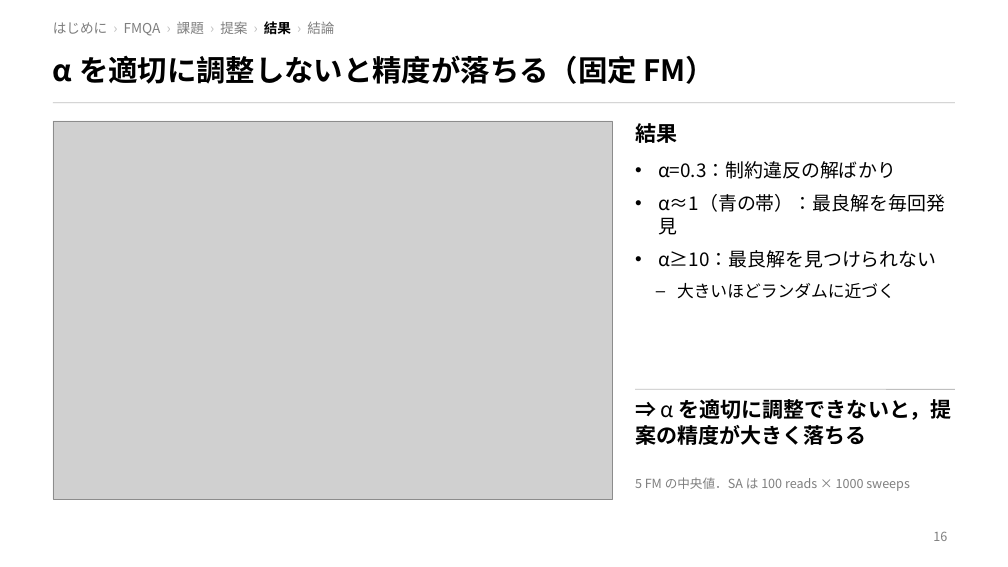
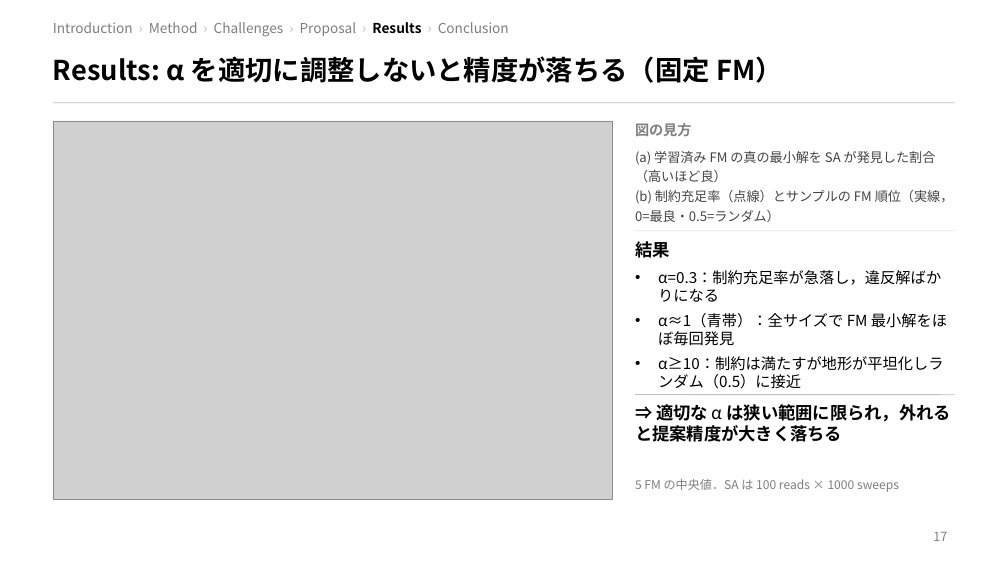
Before and after one commit to taiga-hayashi/QAOA_BBO_Public, a slide deck: slide 17 of docs/slide/slide_ja.pptx (slide 16 before the commit). Drawn at 1008x567 pixels with LibreOffice and Linux fonts; fonts in the diff are those of the drawing; grey boxes stand for pictures. Boxes give left, top, right and bottom in pixels: in the first picture for what was removed or moved away, otherwise in the second. Text is boxed around its words. In the diff, an @@ line names an element or a change of style, - is before the commit and + after.

```diff
--- a/docs/slide/slide_ja.pptx
+++ b/docs/slide/slide_ja.pptx
@@ text at (53,22,509,37): text changed @@
-はじめに › FMQA › 課題 › 提案 › 結果 › 結論
+Introduction › Method › Challenges › Proposal › Results › Conclusion
@@ title at (53,56,784,83): text changed; size 28 to 26 pt @@
-α を適切に調整しないと精度が落ちる（固定 FM）
+Results: α を適切に調整しないと精度が落ちる（固定 FM）
@@ text added at (635,123,691,136), 13.5 pt, text #7F7F7F, bold @@
+図の見方
@@ text at (635,151,954,222): text changed; size 18 to 12.5 pt; text colour #000000 to #444444 @@
-• α=0.3：制約違反の解ばかり
-• α≈1（青の帯）：最良解を毎回発見
-• α≥10：最良解を見つけられない
-  – 大きいほどランダムに近づく
+(a) 学習済み FM の真の最小解を SA が発見した割合（高いほど良）
+(b) 制約充足率（点線）とサンプルの FM 順位（実線，0=最良・0.5=ランダム）
@@ line added from (635, 231) to (955, 231), #EDEDED 1 pt @@
@@ text "結果": place and size @@
-text "結果" at (635,123,677,143)
+text "結果" at (635,241,670,258)
@@ text "結果" at (635,241,670,258): size 20 to 16.5 pt @@
@@ text added at (658,270,947,389), 14.5 pt, text #000000 @@
+• α=0.3：制約充足率が急落し，違反解ばかりになる
+• α≈1（青帯）：全サイズで FM 最小解をほぼ毎回発見
+• α≥10：制約は満たすが地形が平坦化しランダム（0.5）に接近
@@ line moved from (635, 389) - (955, 389) to (635, 395) - (955, 395) @@
@@ text at (635,404,951,442): text changed; size 20 to 16.5 pt @@
-⇒ α を適切に調整できないと，提案の精度が大きく落ちる
+⇒ 適切な α は狭い範囲に限られ，外れると提案精度が大きく落ちる
@@ text "5 FM の中央値．SA は 100 ..." at (635,479,899,492): size 12 to 11.5 pt @@
@@ page number at (933,532,947,541): text changed @@
-16
+17
```
Also in this commit, not shown: 21 other slides changed, 4 slides added, 1 slide removed.
